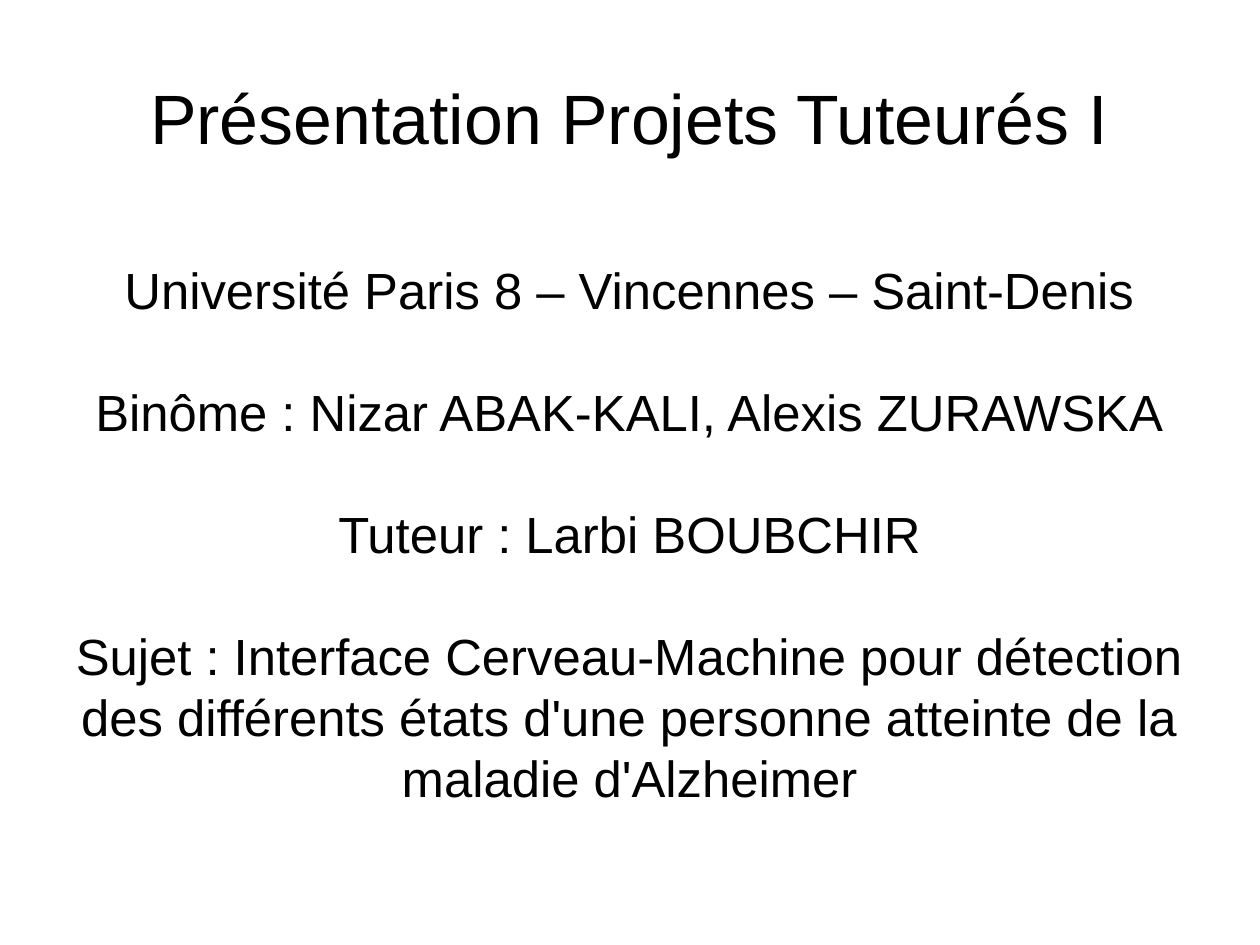
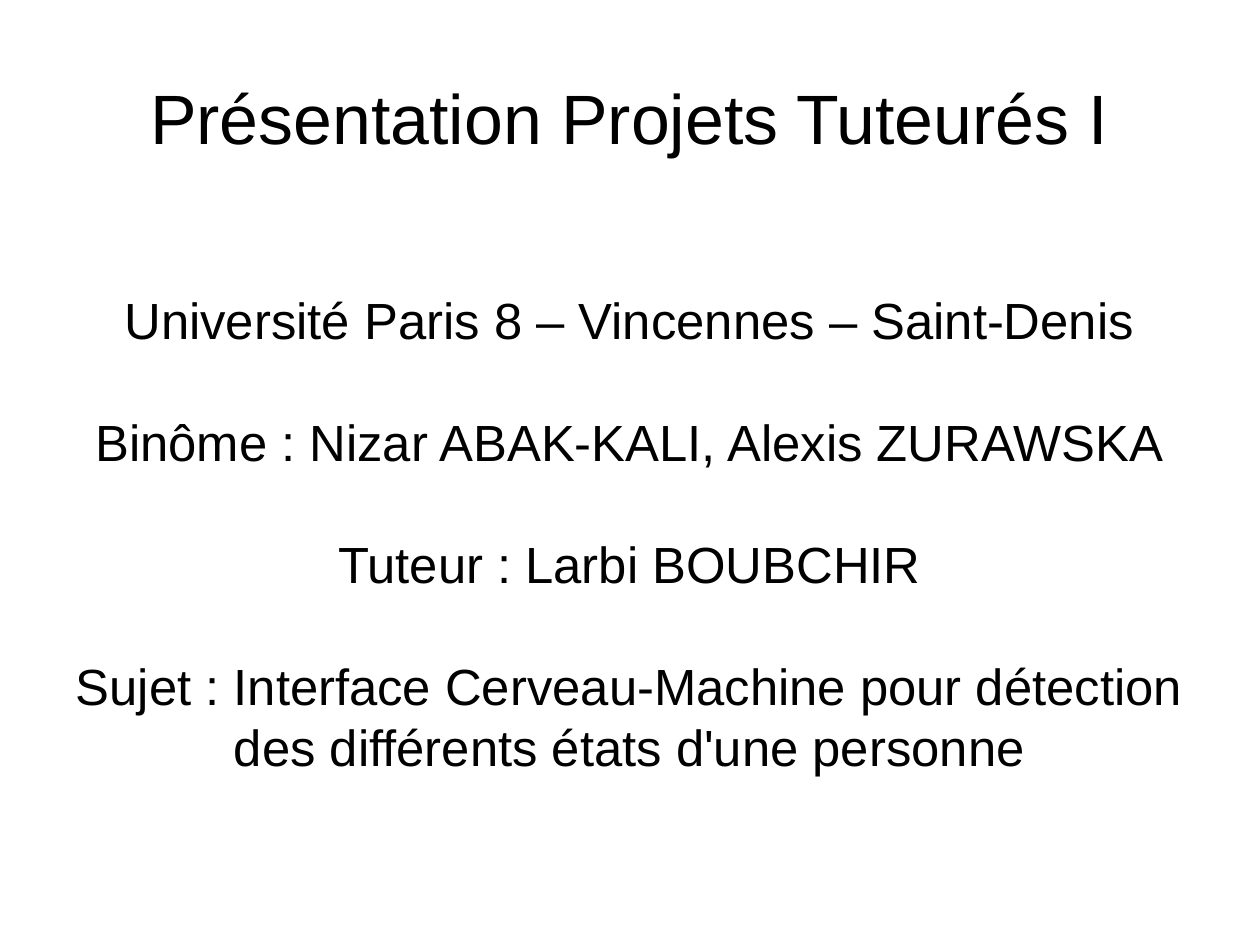
Before and after one commit to nizarAbak-kali/Interface_Cerveau_Machine, a slide deck: slide 1 of presentation/presentation_jury.odp. Drawn at 1260x945 pixels with LibreOffice and Linux fonts; fonts in the diff are those of the drawing. Boxes give left, top, right and bottom in pixels: in the first picture for what was removed or moved away, otherwise in the second. Text is boxed around its words. In the diff, an @@ line names an element or a change of style, - is before the commit and + after.

Commit message:
Ajout des images pour la presentation devant le jury + modifications de la presentation latex et openoffice

```diff
--- a/presentation/presentation_jury.odp
+++ b/presentation/presentation_jury.odp
@@ subtitle at <box>76,667,1182,777</box>: text changed @@
-Sujet : Interface Cerveau-Machine pour détection des différents états d'une personne atteinte de la maladie d'Alzheimer
+Sujet : Interface Cerveau-Machine pour détection des différents états d'une personne
```
Also in this commit, not shown: 2 other slides changed, 1 slide added, 5 other files.
